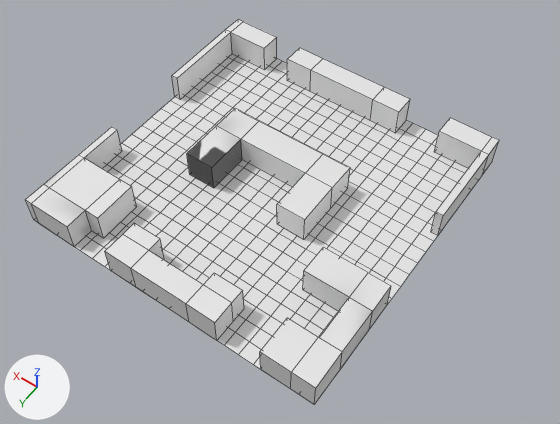
Two versions of the FBX model Assets/3D/Block3.fbx, one commit apart.
Camera for both pictures: a camera (50 mm lens) standing at (-3.8, 5.1, 7.67) and looking at (-0.33, 0.24, 0.03). Lighting does not change. The marker at lower left points along +X, +Y and +Z. Mesh edges are drawn as thin lines. Materials are left out; every surface is plain grey. Where no turn or scale is listed for an object, it has been applied to the vertices. Vertices at the same position are counted once.

The first picture shows 'Building1', 'Building2', 'Building3', 'Building4', 'Building5', 'Building6', 'Building7', 'Plane'.
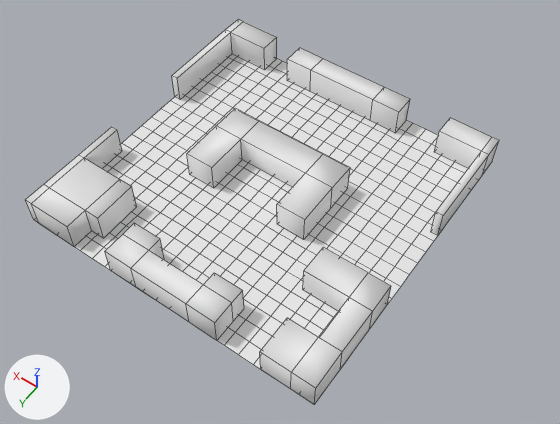
The change, as a diff of the scene's bpy script:
```diff
--- a/Assets/3D/Block3.fbx.py
+++ b/Assets/3D/Block3.fbx.py
@@ me_mesh_004 @@
 me_mesh_004.from_pydata(...)  # 24 vertices, 17 faces; spans x -0.05..0.85, y -1.45..0.05, z 0.0..0.4
 # used by ob_building3; location = (-2.05, 2.05, 0.0)
+# me_mesh_004 part 2: its shading normals changed
@@ me_mesh_003 @@
 me_mesh_003.from_pydata(...)  # 18 vertices, 11 faces; spans x -0.65..0.65, y -0.05..1.45, z 0.0..0.4
 # used by ob_building4; location = (-2.05, -2.05, 0.0)
+# me_mesh_003 part 4: edges marked sharp go from 14 to 0
@@ me_mesh @@
 me_mesh.from_pydata(...)  # 28 vertices, 17 faces; spans x -0.05..1.75, y -0.45..0.75, z 0.0..0.4
 # used by ob_building7; location = (-0.75, -0.35, 0.0)
+# me_mesh part 6: its shading normals changed
@@ me_mesh_002 @@
 # used by ob_building5; location = (-0.75, -0.35, 0.0)
-me_mesh_002.from_pydata(...)  # 30 vertices, 16 faces; spans x -0.05..1.75, y -1.75..0.75, z 0.0..0.4
+me_mesh_002.from_pydata(...)  # 30 vertices, 12 faces; spans x -0.05..1.75, y -1.75..0.75, z 0.0..0.4
+# me_mesh_002 part 1: the surface is now shaded smooth
@@ me_mesh_005 @@
 me_mesh_005.from_pydata(...)  # 24 vertices, 17 faces; spans x -0.05..1.55, y -0.45..0.05, z 0.0..0.4
 # used by ob_building2; location = (-0.75, 2.05, 0.0)
+# me_mesh_005 part 5: edges marked sharp go from 20 to 0
@@ me_mesh_001 @@
 me_mesh_001.from_pydata(...)  # 16 vertices, 11 faces; spans x -0.65..0.05, y -0.05..1.45, z 0.0..0.4
 # used by ob_building6; location = (2.05, -2.05, 0.0)
+# me_mesh_001 part 7: edges marked sharp go from 14 to 0
@@ me_mesh_006 @@
 me_mesh_006.from_pydata(...)  # 25 vertices, 18 faces; spans x -0.85..0.05, y -1.45..0.05, z 0.0..0.4
 # used by ob_building1; location = (2.05, 2.05, 0.0)
+# me_mesh_006 part 3: its shading normals changed
```

What differs and where, as boxes [x1, y1, x2, y2] in the pictures (560 x 424 px):
'Building3', shading changed
    both: [260, 247, 391, 395]
'Building7', shading changed
    both: [187, 108, 350, 240]
'Building5', reshaped
    both: [287, 48, 410, 133]
part 4 of me_mesh_003, shading changed
    both: [431, 118, 499, 236]
part 5 of me_mesh_005, shading changed
    both: [105, 223, 244, 340]
part 7 of me_mesh_001, shading changed
    both: [172, 19, 277, 99]
